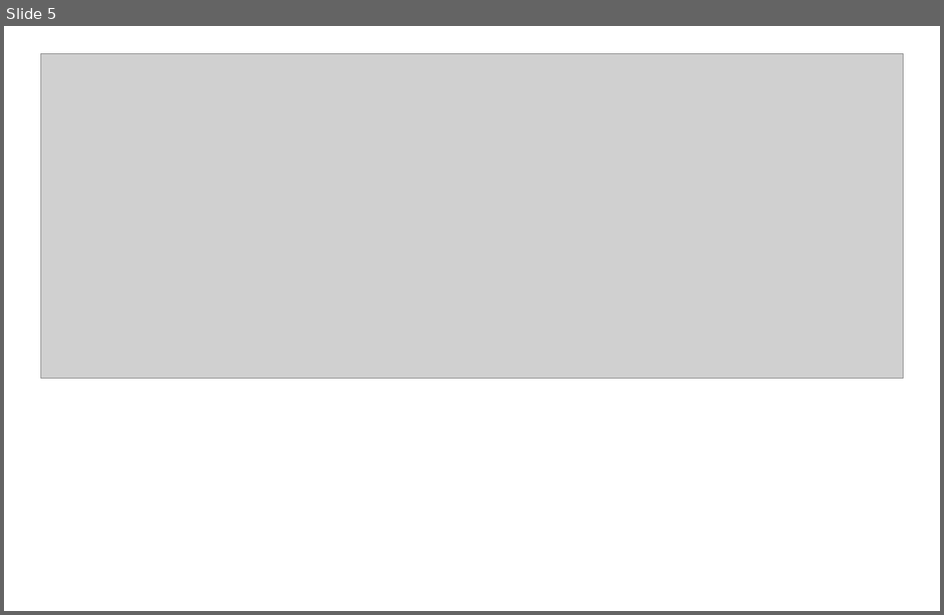
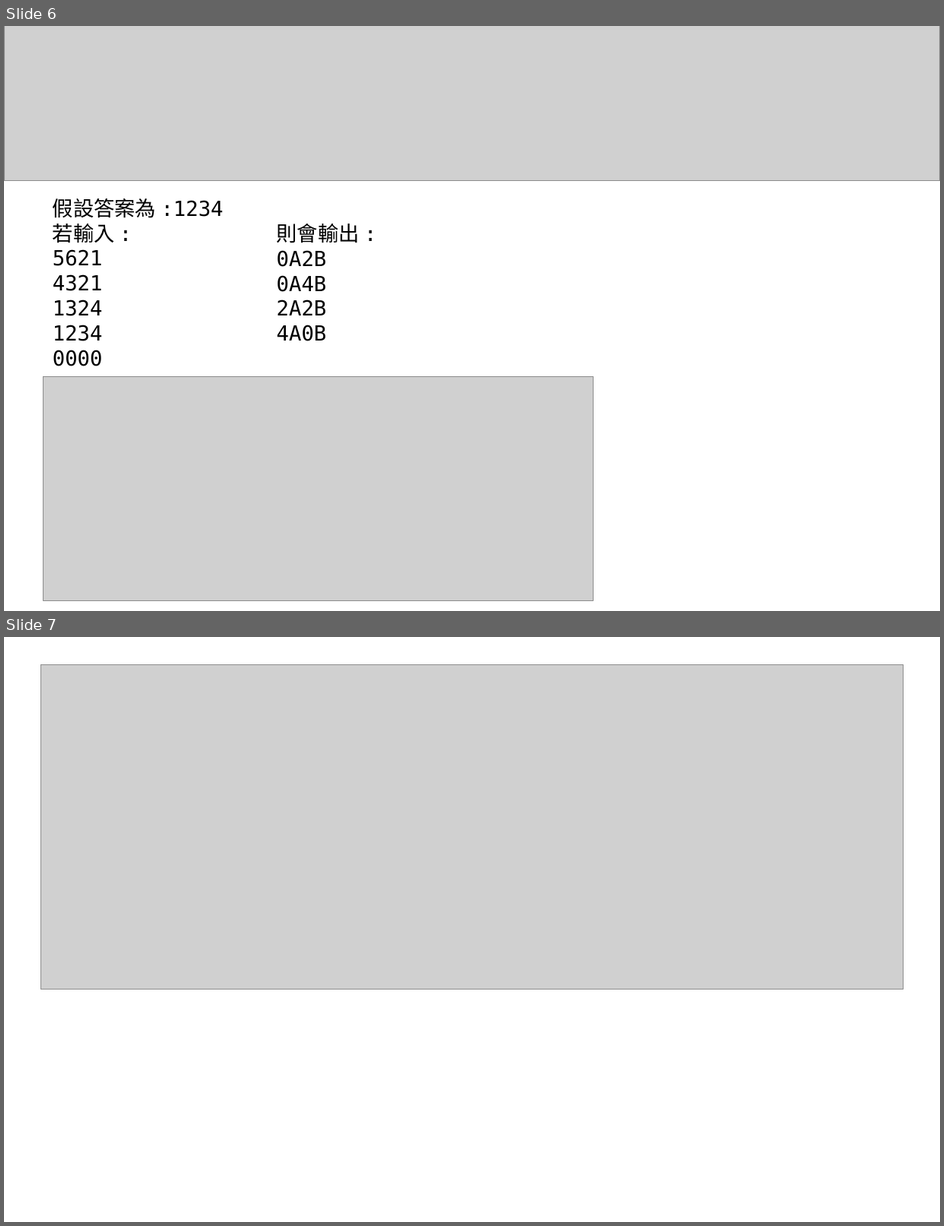
Before and after one commit to d823944/Python4Us, a slide deck: Slide_ITSA_Basics/ITSA Basics_26_30.pptx. Shown one above the other, each under a label of ours: slide 5 before the commit, slides 6 and 7 after it. The pictures are 944x615 and 944x1226 pixels, drawn with LibreOffice and Linux fonts; fonts in the diff are those of the drawing; grey boxes stand for pictures; background and template pictures are left out. Boxes give left, top, right and bottom in pixels: in the first picture for what was removed or moved away, otherwise in the second. Text is boxed around its words. In the diff, an @@ line names an element or a change of style, - is before the commit and + after.

```diff
--- a/Slide_ITSA_Basics/ITSA Basics_26_30.pptx
+++ b/Slide_ITSA_Basics/ITSA Basics_26_30.pptx
@@ slide 6 added at <box>4,26,940,611</box>, background #FFFFFF; not listed: 1 template element that a slide beside it also shows @@
@@ picture added at <box>4,26,940,180</box> @@
@@ text added at <box>53,199,224,366</box>, 16 pt, text #000000 @@
+假設答案為 :1234
+若輸入 :
+5621
+4321
+1324
+1234
+0000
@@ text added at <box>277,224,360,341</box>, 16 pt, text #000000 @@
+則會輸出 :
+0A2B
+0A4B
+2A2B
+4A0B
@@ picture added at <box>44,377,594,601</box> @@
@@ what was slide 5 is now slide 7 @@
```
Also in this commit, not shown: 5 other slides added, 1 other file.
